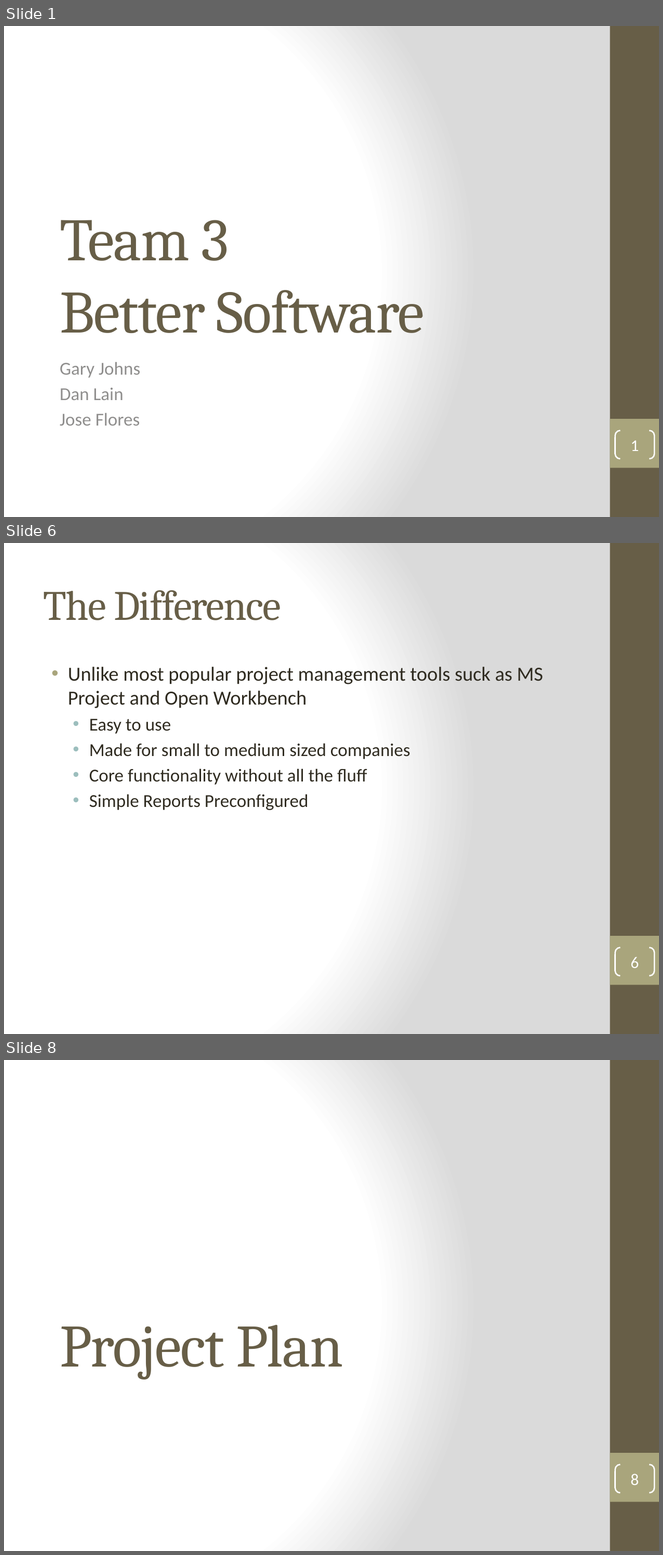
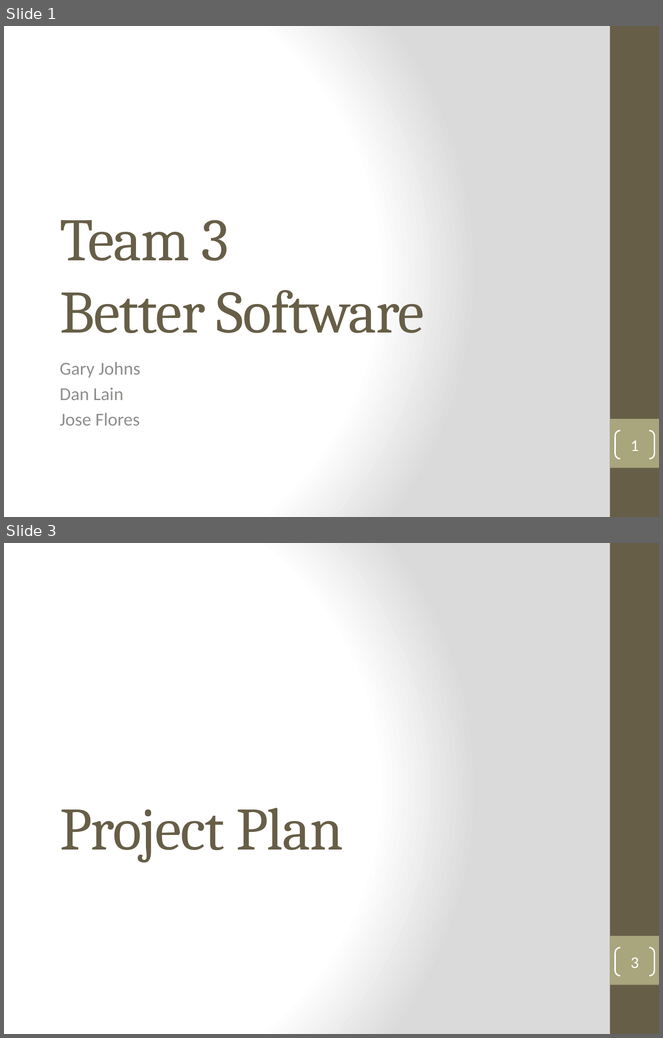
Before and after one commit to DanLain/ProjectManagement, a slide deck: Project Plan/Team 3 Vision and Proejct Plan.pptx. Shown one above the other, each under a label of ours: slides 1, 6 and 8 before the commit, slides 1 and 3 after it; the slides between them are not shown. The pictures are 663x1555 and 663x1038 pixels, drawn with LibreOffice and Linux fonts; fonts in the diff are those of the drawing. Boxes give left, top, right and bottom in pixels: in the first picture for what was removed or moved away, otherwise in the second. Text is boxed around its words. In the diff, an @@ line names an element or a change of style, - is before the commit and + after.

```diff
--- a/Project Plan/Team 3 Vision and Proejct Plan.pptx
+++ b/Project Plan/Team 3 Vision and Proejct Plan.pptx
@@ slide 6 removed at box(4, 543, 659, 1034), background gradient #FFFFFF to #DADADA; not listed: 2 template elements that a slide beside it also shows @@
@@ title removed at box(44, 590, 281, 620) @@
-The Difference
@@ text removed at box(68, 667, 544, 810) @@
-• Unlike most popular project management tools suck as MS Project and Open Workbench
-  • Easy to use
-  • Made for small to medium sized companies
-  • Core functionality without all the fluff
-  • Simple Reports Preconfigured
@@ page number removed at box(616, 948, 655, 976) @@
-6
@@ what was slide 8 is now slide 3 @@
@@ page number at box(631, 957, 639, 968): text changed @@
-8
+3
```
Also in this commit, not shown: 2 slides changed, 6 slides added, 10 other slides removed.
